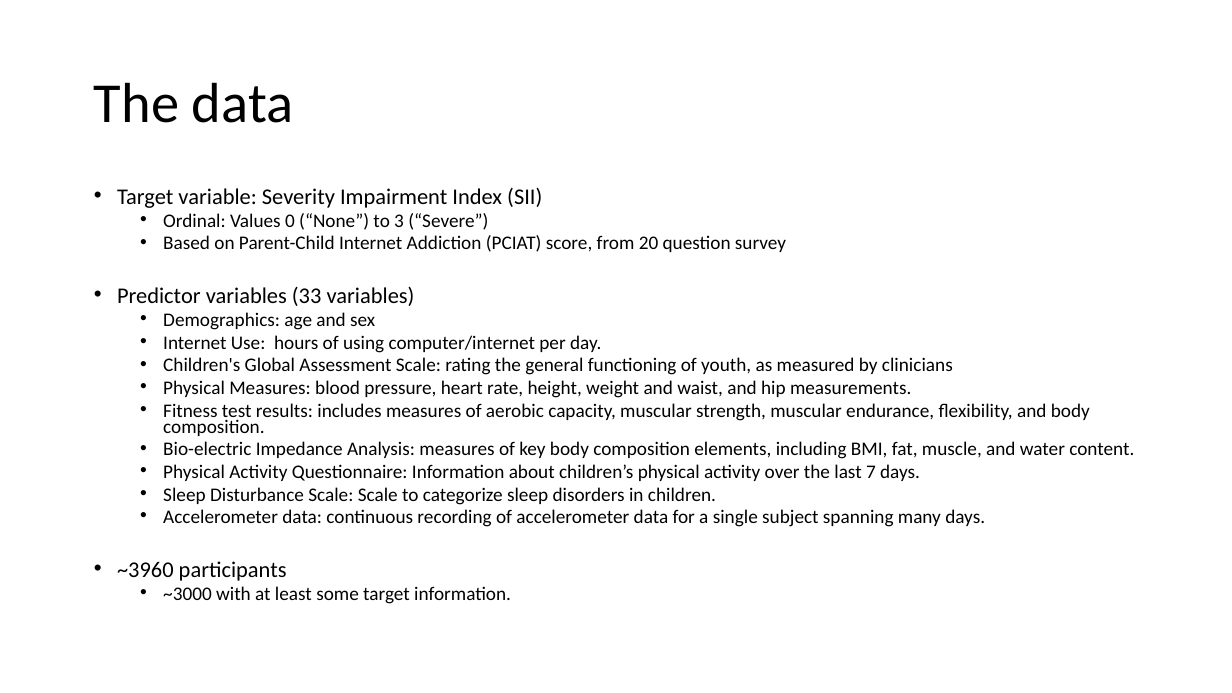
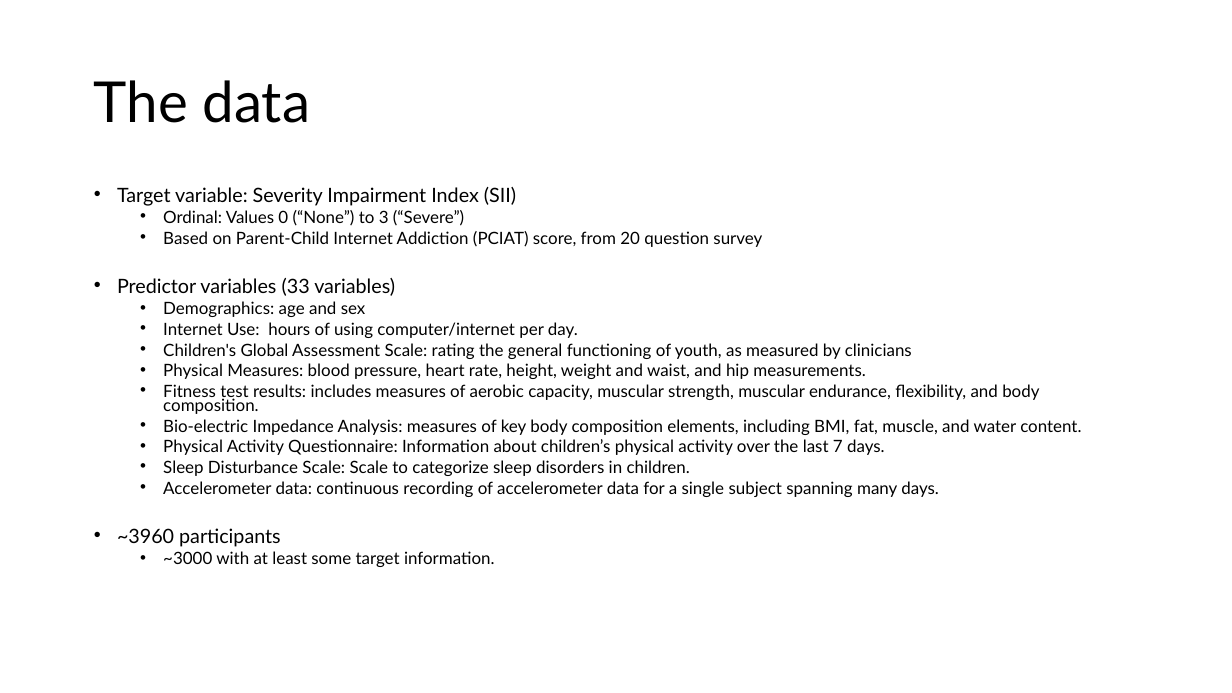
Before and after one commit to aarondweinberg/CMI_problematic_internet_use, a slide deck: slide 3 of Presentation/Problematic Internet Use Video.pptx. Drawn at 1232x693 pixels with LibreOffice and Linux fonts; fonts in the diff are those of the drawing. Boxes give left, top, right and bottom in pixels: in the first picture for what was removed or moved away, otherwise in the second. Text is boxed around its words. In the diff, an @@ line names an element or a change of style, - is before the commit and + after.

```diff
--- a/Presentation/Problematic Internet Use Video.pptx
+++ b/Presentation/Problematic Internet Use Video.pptx
@@ title "The data" at [94, 80, 311, 123]: font Calibri to Lato @@
@@ text "Target variable: Severity Impairment Index ..." at [117, 187, 1081, 567]: size 17.5 to 15.4 pt in "Target variable: Severity Impairment Index (SII)", "Predictor variables (33 variables)", "~3960 participants"; font Calibri to Lato, size 15 to 13.2 pt @@
```
Also in this commit, not shown: 5 other slides changed, 35 other files.
